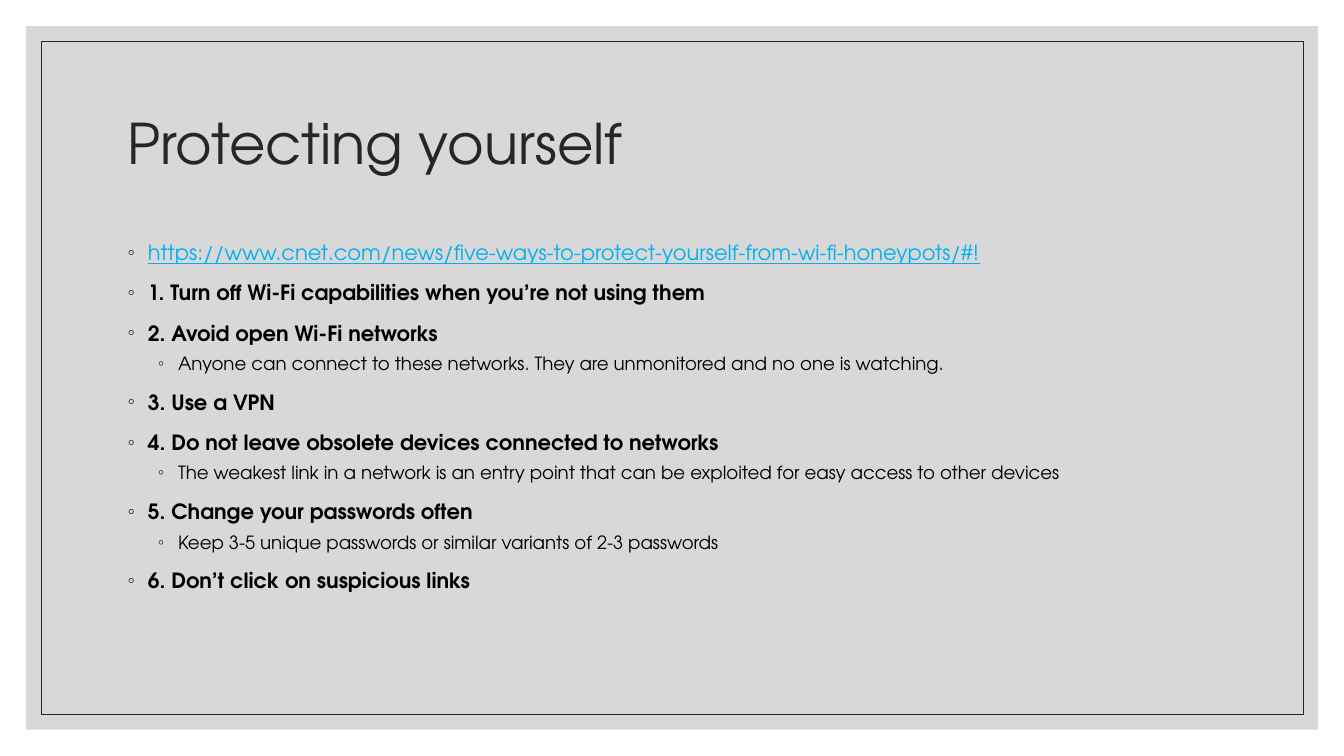
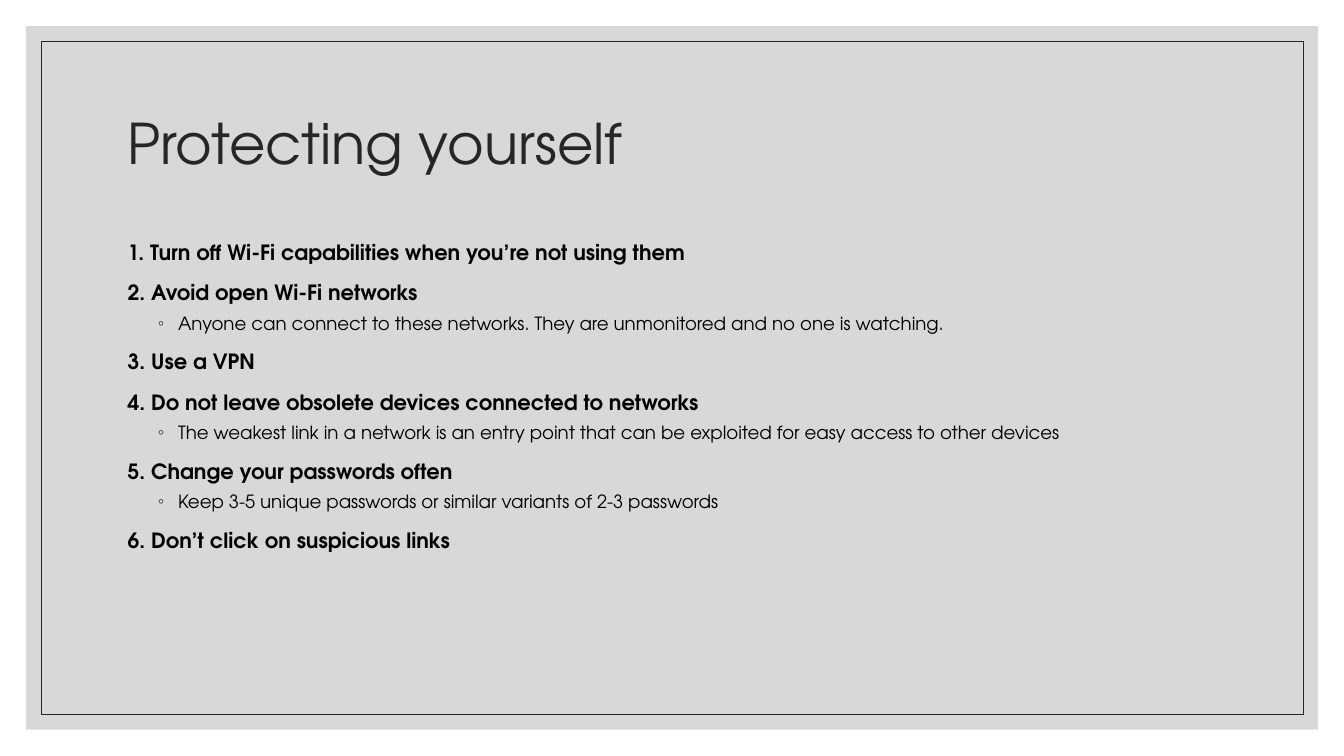
Before and after one commit to JulianKeller/cs425-backdoor, a slide deck: slide 14 of Documents/Remote_attacks_and_backdoors.pptx (slide 13 before the commit). Drawn at 1344x756 pixels with LibreOffice and Linux fonts; fonts in the diff are those of the drawing. Boxes give left, top, right and bottom in pixels: in the first picture for what was removed or moved away, otherwise in the second. Text is boxed around its words. In the diff, an @@ line names an element or a change of style, - is before the commit and + after.

```diff
--- a/Documents/Remote_attacks_and_backdoors.pptx
+++ b/Documents/Remote_attacks_and_backdoors.pptx
@@ text at [128, 244, 698, 552]: bullet ◦ to none @@
@@ text at [148, 244, 979, 264]: paragraph removed @@
-◦ https://www.cnet.com/news/five-ways-to-protect-yourself-from-wi-fi-honeypots/#!
```
Also in this commit, not shown: 5 other slides changed, 1 slide added.
